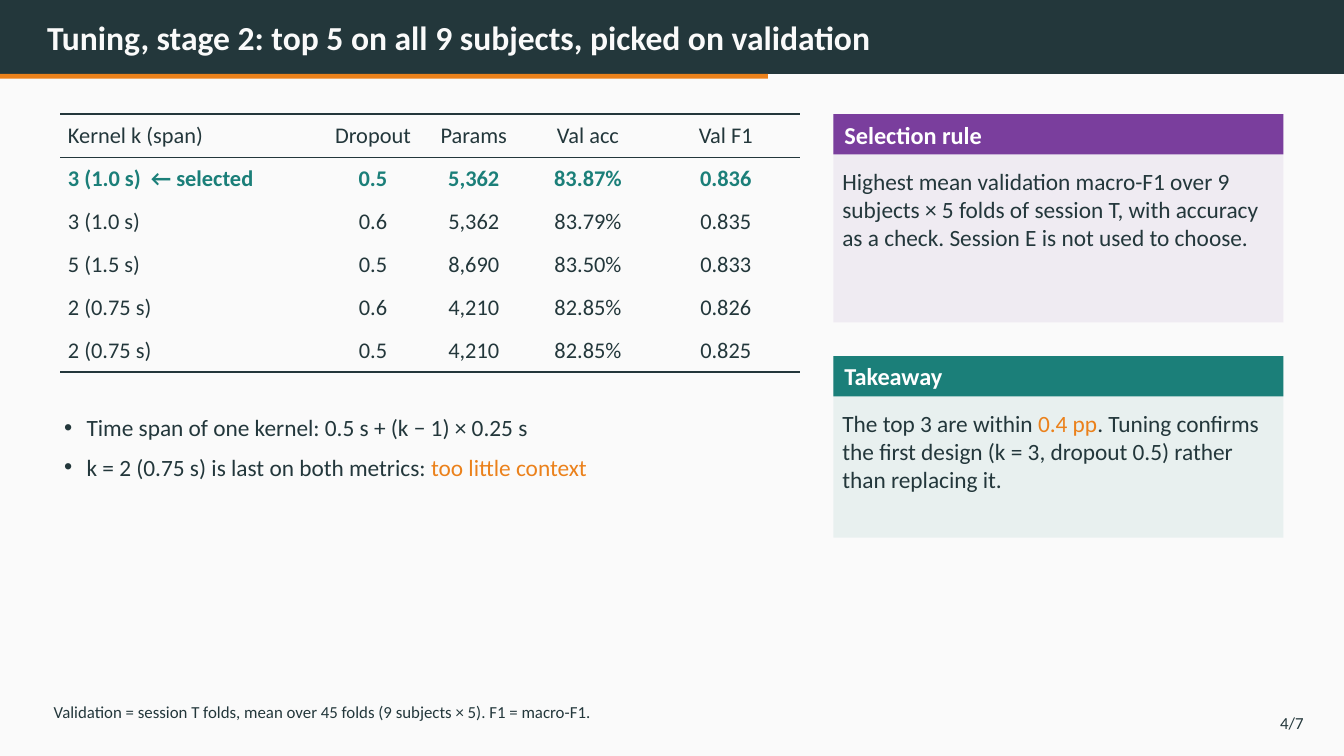
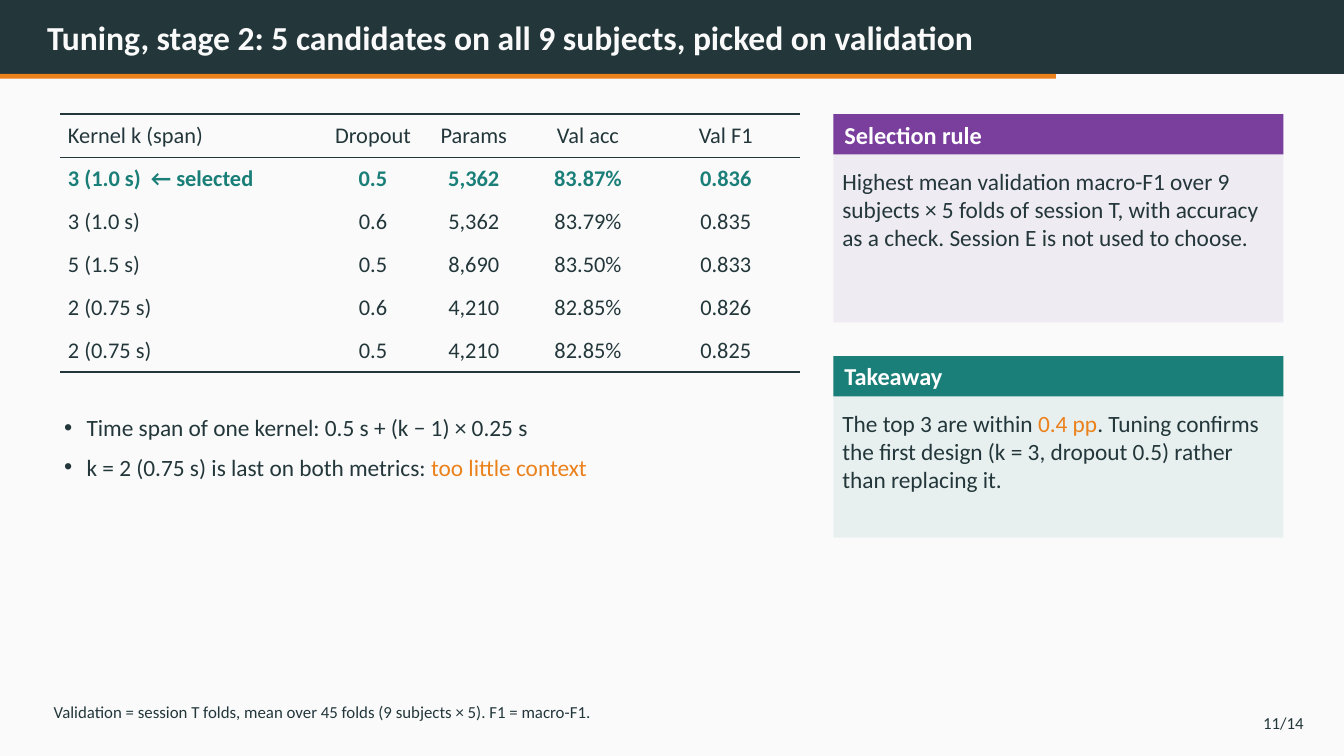
Before and after one commit to pratch/frontier-hw-bci, a slide deck: slide 11 of docs/final_slides/HWNet_Final_Presentation.pptx. Drawn at 1344x756 pixels with LibreOffice and Linux fonts; fonts in the diff are those of the drawing. Boxes give left, top, right and bottom in pixels: in the first picture for what was removed or moved away, otherwise in the second. Text is boxed around its words. In the diff, an @@ line names an element or a change of style, - is before the commit and + after.

```diff
--- a/docs/final_slides/HWNet_Final_Presentation.pptx
+++ b/docs/final_slides/HWNet_Final_Presentation.pptx
@@ title at bbox=[47, 26, 973, 56]: text changed @@
-Tuning, stage 2: top 5 on all 9 subjects, picked on validation
+Tuning, stage 2: 5 candidates on all 9 subjects, picked on validation
@@ rectangle: place and size @@
-rectangle at bbox=[0, 74, 767, 79]
+rectangle at bbox=[0, 74, 1056, 79]
@@ text at bbox=[1263, 717, 1304, 730]: text changed @@
-4/7
+11/14
```
Also in this commit, not shown: 12 other slides changed.
